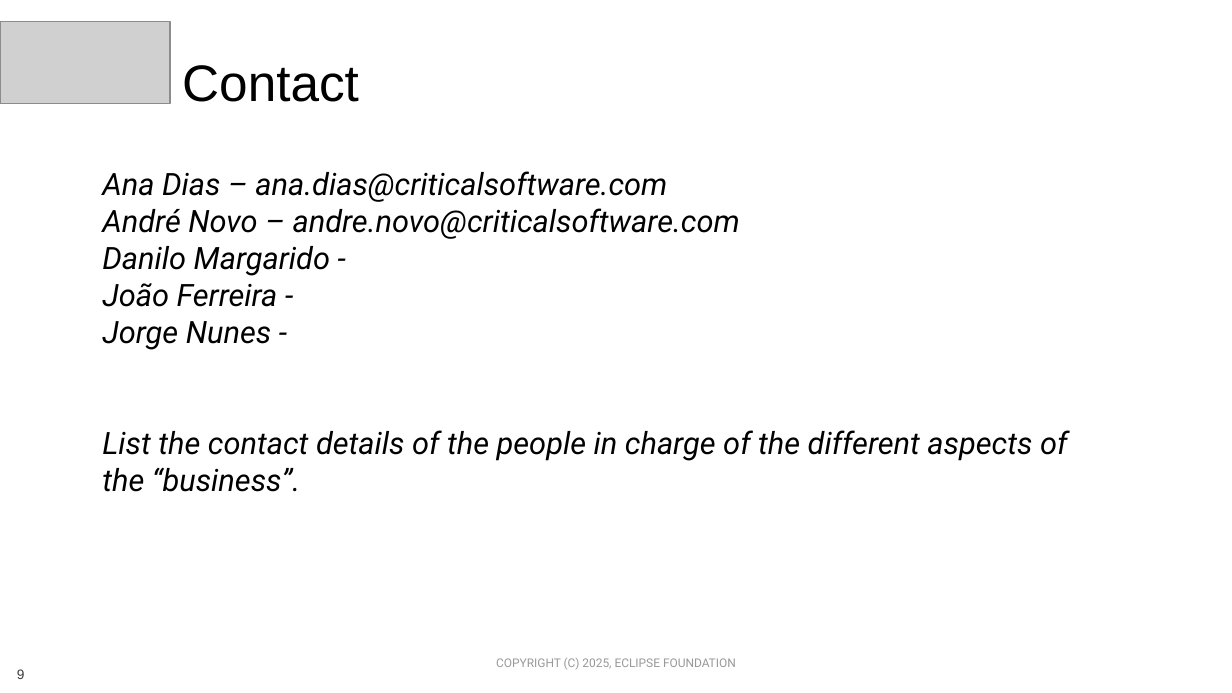
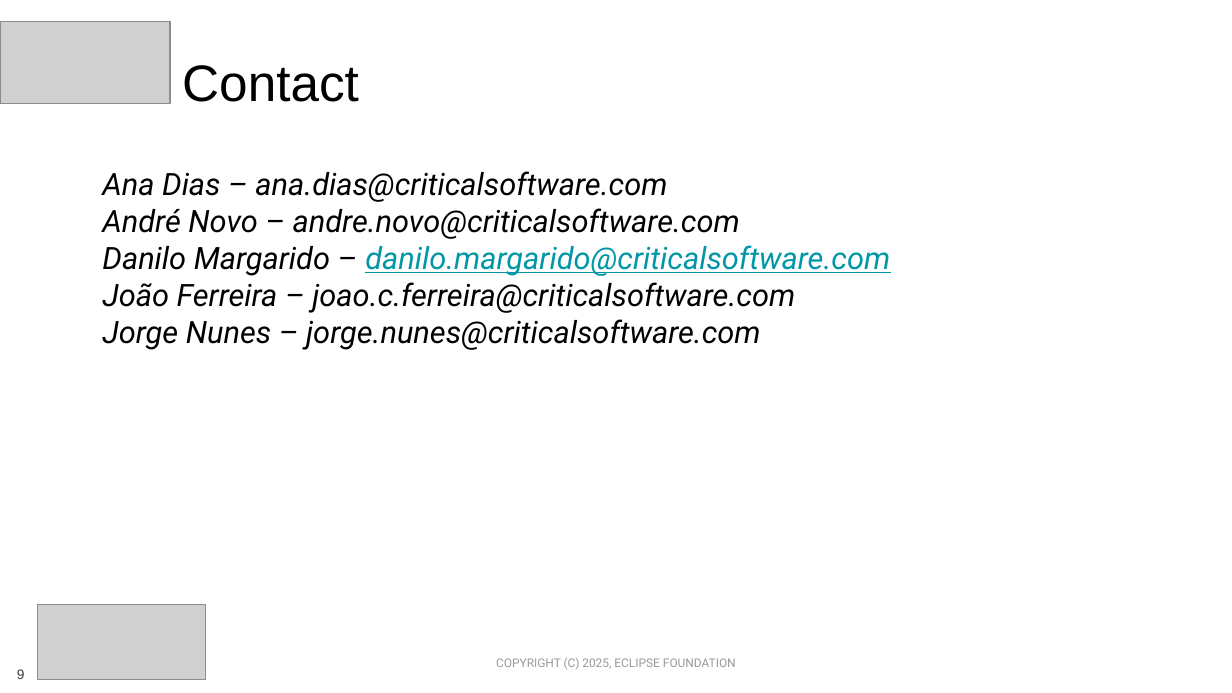
Before and after one commit to Eclipse-SDV-Hackathon-Chapter-Three/criticallites, a slide deck: slide 9 of SDV Hackathon 2025 - Pitching Slides Template.pptx. Drawn at 1232x693 pixels with LibreOffice and Linux fonts; fonts in the diff are those of the drawing; grey boxes stand for pictures; background and template pictures are left out. Boxes give left, top, right and bottom in pixels: in the first picture for what was removed or moved away, otherwise in the second. Text is boxed around its words. In the diff, an @@ line names an element or a change of style, - is before the commit and + after.

```diff
--- a/SDV Hackathon 2025 - Pitching Slides Template.pptx
+++ b/SDV Hackathon 2025 - Pitching Slides Template.pptx
@@ text at bbox=[102, 245, 890, 350]: text changed @@
-Danilo Margarido -
-João Ferreira -
-Jorge Nunes -
-List the contact details of the people in charge of the different aspects of the “business”.
+Danilo Margarido – danilo.margarido@criticalsoftware.com
+João Ferreira – joao.c.ferreira@criticalsoftware.com
+Jorge Nunes – jorge.nunes@criticalsoftware.com
@@ picture added at bbox=[38, 605, 206, 680] @@
```
Also in this commit, not shown: 4 other slides changed, 4 slides added, 4 slides removed.
